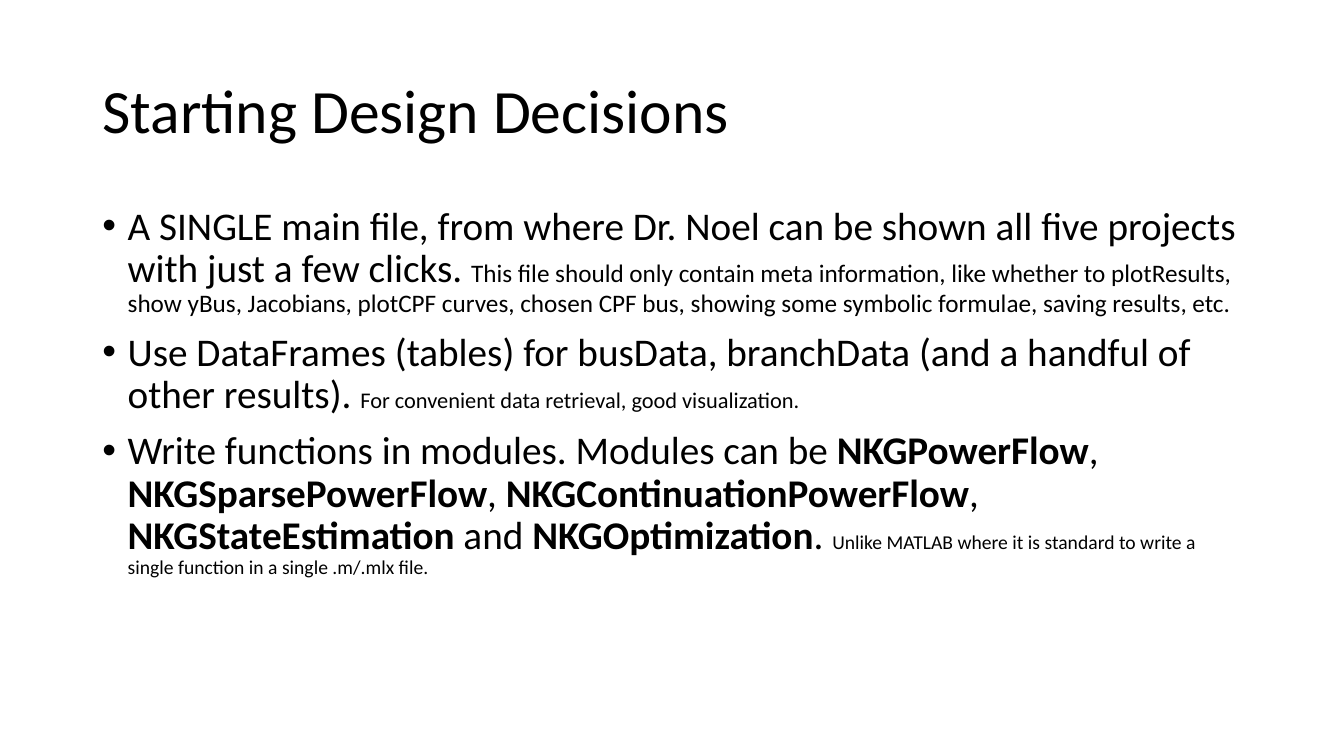
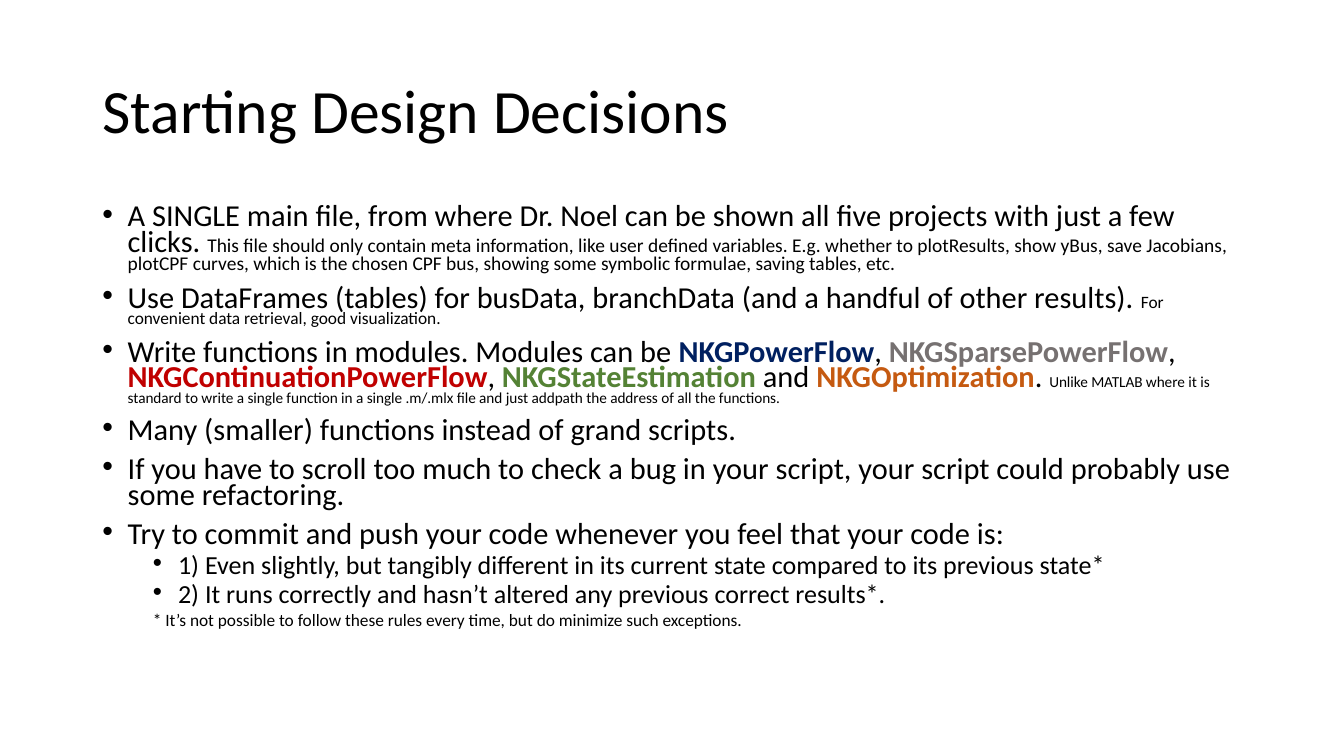
Before and after one commit to Realife-Brahmin/OriginalDocsHub, a slide deck: slide 2 of ee521/plan_for_ee521_in_julia/ee521_julia_plan.pptx. Drawn at 1344x756 pixels with LibreOffice and Linux fonts; fonts in the diff are those of the drawing. Boxes give left, top, right and bottom in pixels: in the first picture for what was removed or moved away, otherwise in the second. Text is boxed around its words. In the diff, an @@ line names an element or a change of style, - is before the commit and + after.

Commit message:
colour coded project names and added more functions to modules

```diff
--- a/ee521/plan_for_ee521_in_julia/ee521_julia_plan.pptx
+++ b/ee521/plan_for_ee521_in_julia/ee521_julia_plan.pptx
@@ text at box(128, 205, 1226, 274): text changed; size 18 to 13.9 pt @@
-• A SINGLE main file, from where Dr. Noel can be shown all five projects with just a few clicks. This file should only contain meta information, like whether to plotResults, show yBus, Jacobians, plotCPF curves, chosen CPF bus, showing some symbolic formulae, saving results, etc.
+• A SINGLE main file, from where Dr. Noel can be shown all five projects with just a few clicks. This file should only contain meta information, like user defined variables. E.g. whether to plotResults, show yBus, save Jacobians, plotCPF curves, which is the chosen CPF bus, showing some symbolic formulae, saving tables, etc.
@@ text at box(128, 286, 1164, 327): size 28 to 21.7 pt in "Use DataFrames (tables) for busData, branchData (and ..."; size 16 to 12.4 pt in "For convenient data retrieval, good visualization."; line spacing 0.9 to 0.7 @@
@@ text at box(128, 340, 1230, 629): text changed; size 28 to 21.7 pt @@
-• Write functions in modules. Modules can be NKGPowerFlow, NKGSparsePowerFlow, NKGContinuationPowerFlow, NKGStateEstimation and NKGOptimization. Unlike MATLAB where it is standard to write a single function in a single .m/.mlx file.
+• Write functions in modules. Modules can be NKGPowerFlow, NKGSparsePowerFlow, NKGContinuationPowerFlow, NKGStateEstimation and NKGOptimization. Unlike MATLAB where it is standard to write a single function in a single .m/.mlx file and just addpath the address of all the functions.
+• Many (smaller) functions instead of grand scripts.
+• If you have to scroll too much to check a bug in your script, your script could probably use some refactoring.
+• Try to commit and push your code whenever you feel that your code is:
+  • 1) Even slightly, but tangibly different in its current state compared to its previous state*
+  • 2) It runs correctly and hasn’t altered any previous correct results*.
+  * It’s not possible to follow these rules every time, but do minimize such exceptions.
```
Also in this commit, not shown: 3 other slides changed.
